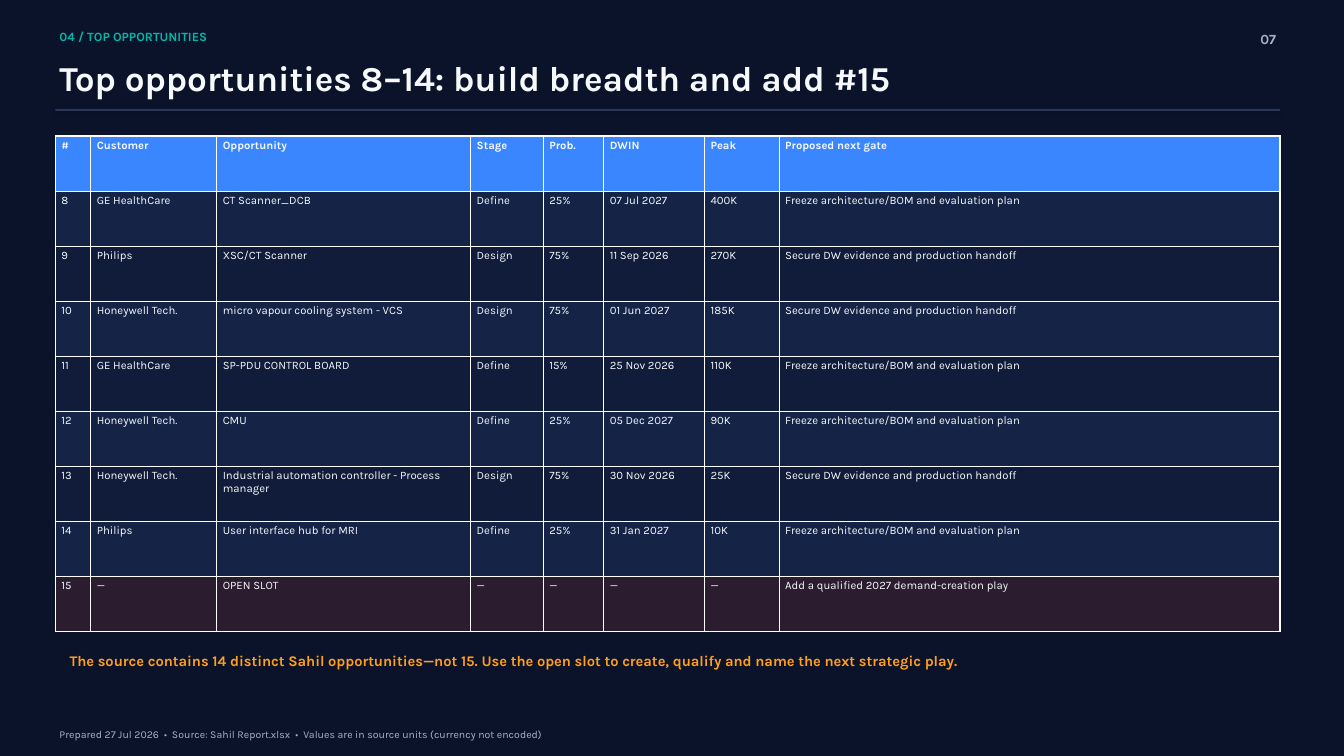
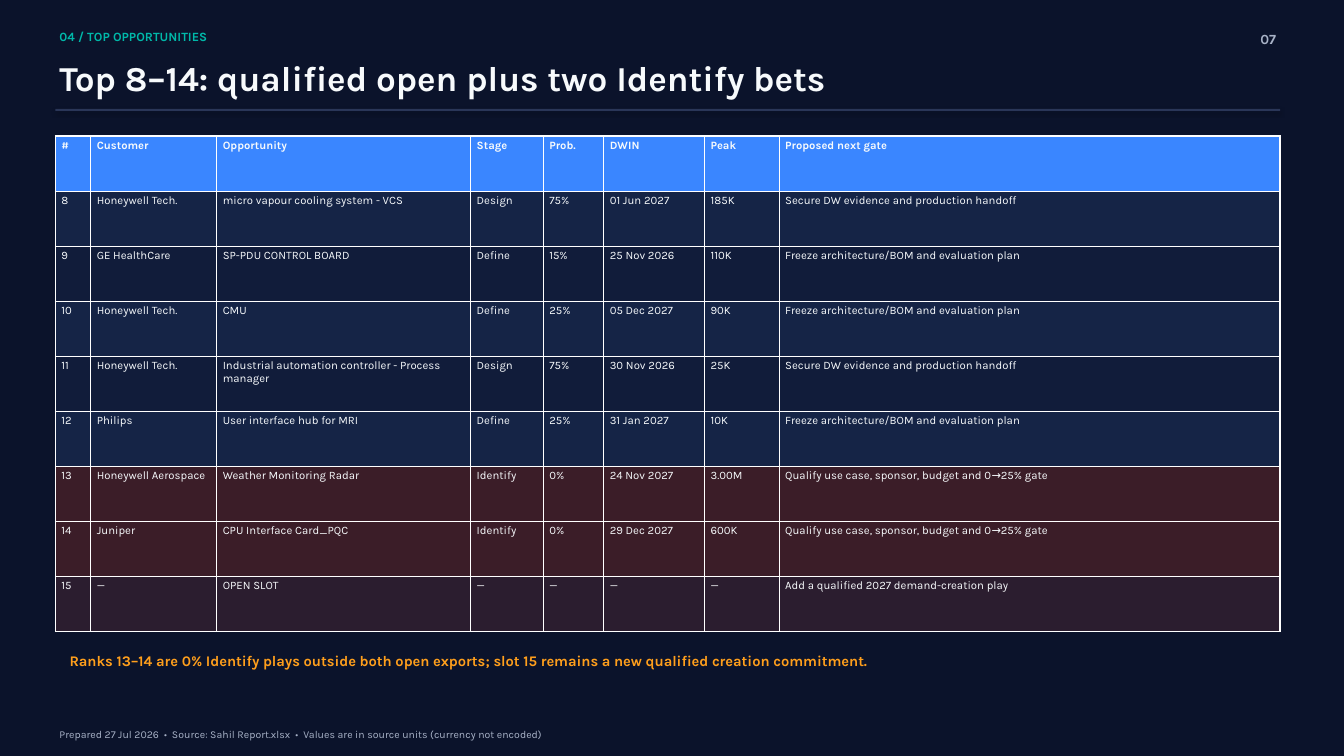
Before and after one commit to sahilpat28/Cursor_Sahil, a slide deck: slide 7 of qbr/output/Sahil_QBR_2026-07-29.pptx. Drawn at 1344x756 pixels with LibreOffice and Linux fonts; fonts in the diff are those of the drawing. Boxes give left, top, right and bottom in pixels: in the first picture for what was removed or moved away, otherwise in the second. Text is boxed around its words. In the diff, an @@ line names an element or a change of style, - is before the commit and + after.

```diff
--- a/qbr/output/Sahil_QBR_2026-07-29.pptx
+++ b/qbr/output/Sahil_QBR_2026-07-29.pptx
@@ text at bbox=[59, 66, 825, 100]: text changed @@
-Top opportunities 8–14: build breadth and add #15
+Top 8–14: qualified open plus two Identify bets
@@ table at bbox=[55, 136, 1280, 632] @@
-row 2: 8 | GE HealthCare | CT Scanner_DCB | Define | 25% | 07 Jul 2027 | 400K | Freeze architecture/BOM and evaluation plan
+row 2: 8 | Honeywell Tech. | micro vapour cooling system - VCS | Design | 75% | 01 Jun 2027 | 185K | Secure DW evidence and production handoff
-row 3: 9 | Philips | XSC/CT Scanner | Design | 75% | 11 Sep 2026 | 270K | Secure DW evidence and production handoff
+row 3: 9 | GE HealthCare | SP-PDU CONTROL BOARD | Define | 15% | 25 Nov 2026 | 110K | Freeze architecture/BOM and evaluation plan
-row 4: 10 | Honeywell Tech. | micro vapour cooling system - VCS | Design | 75% | 01 Jun 2027 | 185K | Secure DW evidence and production handoff
+row 4: 10 | Honeywell Tech. | CMU | Define | 25% | 05 Dec 2027 | 90K | Freeze architecture/BOM and evaluation plan
-row 5: 11 | GE HealthCare | SP-PDU CONTROL BOARD | Define | 15% | 25 Nov 2026 | 110K | Freeze architecture/BOM and evaluation plan
+row 5: 11 | Honeywell Tech. | Industrial automation controller - Process manager | Design | 75% | 30 Nov 2026 | 25K | Secure DW evidence and production handoff
-row 6: 12 | Honeywell Tech. | CMU | Define | 25% | 05 Dec 2027 | 90K | Freeze architecture/BOM and evaluation plan
+row 6: 12 | Philips | User interface hub for MRI | Define | 25% | 31 Jan 2027 | 10K | Freeze architecture/BOM and evaluation plan
-row 7: 13 | Honeywell Tech. | Industrial automation controller - Process manager | Design | 75% | 30 Nov 2026 | 25K | Secure DW evidence and production handoff
+row 7: 13 | Honeywell Aerospace | Weather Monitoring Radar | Identify | 0% | 24 Nov 2027 | 3.00M | Qualify use case, sponsor, budget and 0→25% gate
-row 8: 14 | Philips | User interface hub for MRI | Define | 25% | 31 Jan 2027 | 10K | Freeze architecture/BOM and evaluation plan
+row 8: 14 | Juniper | CPU Interface Card_PQC | Identify | 0% | 29 Dec 2027 | 600K | Qualify use case, sponsor, budget and 0→25% gate
@@ fill #111C3A to #3B1D28 in row 7 @@
@@ fill #152446 to #3B1D28 in row 8 @@
@@ text at bbox=[70, 655, 867, 670]: text changed @@
-The source contains 14 distinct Sahil opportunities—not 15. Use the open slot to create, qualify and name the next strategic play.
+Ranks 13–14 are 0% Identify plays outside both open exports; slot 15 remains a new qualified creation commitment.
```
Also in this commit, not shown: 8 other slides changed, 3 other files.
